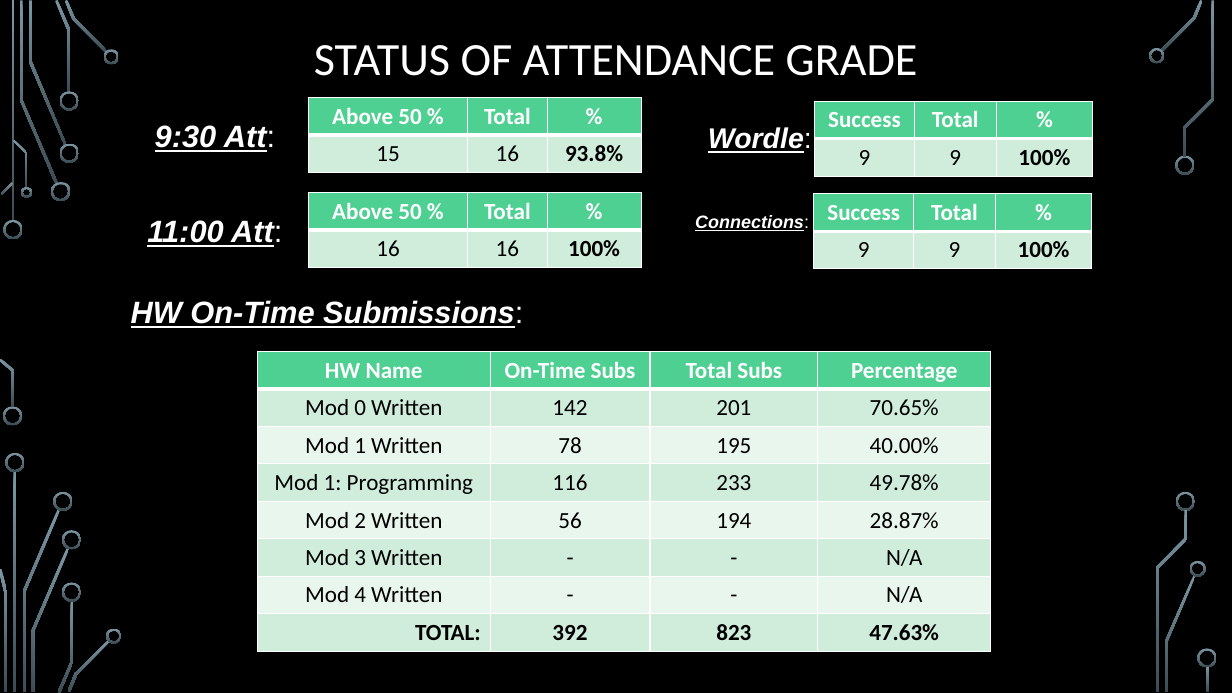
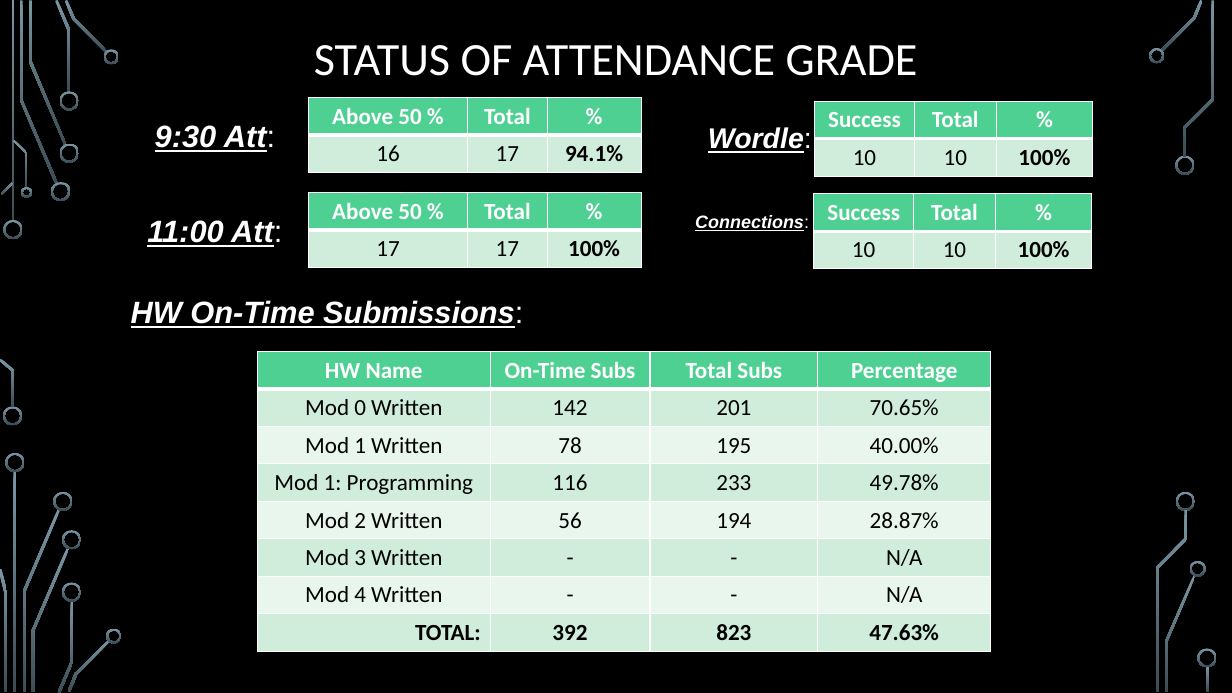
Before and after one commit to markfloryan/dmt2, a slide deck: slide 23 of slides/00-DailyAnnouncements.pptx (slide 22 before the commit). Drawn at 1232x693 pixels with LibreOffice and Linux fonts; fonts in the diff are those of the drawing; background and template pictures are left out. Boxes give left, top, right and bottom in pixels: in the first picture for what was removed or moved away, otherwise in the second. Text is boxed around its words. In the diff, an @@ line names an element or a change of style, - is before the commit and + after.

```diff
--- a/slides/00-DailyAnnouncements.pptx
+++ b/slides/00-DailyAnnouncements.pptx
@@ table at bbox=[309, 98, 641, 173] @@
-row 2: 15 | 16 | 93.8%
+row 2: 16 | 17 | 94.1%
@@ table at bbox=[815, 102, 1093, 177] @@
-row 2, column 1: 9
+row 2, column 1: 10
-row 2, column 2: 9
+row 2, column 2: 10
@@ table at bbox=[309, 192, 641, 267] @@
-row 2, column 1: 16
+row 2, column 1: 17
-row 2, column 2: 16
+row 2, column 2: 17
@@ table at bbox=[814, 194, 1092, 269] @@
-row 2, column 1: 9
+row 2, column 1: 10
-row 2, column 2: 9
+row 2, column 2: 10
```
Also in this commit, not shown: 1 slide added, 2 other files.
